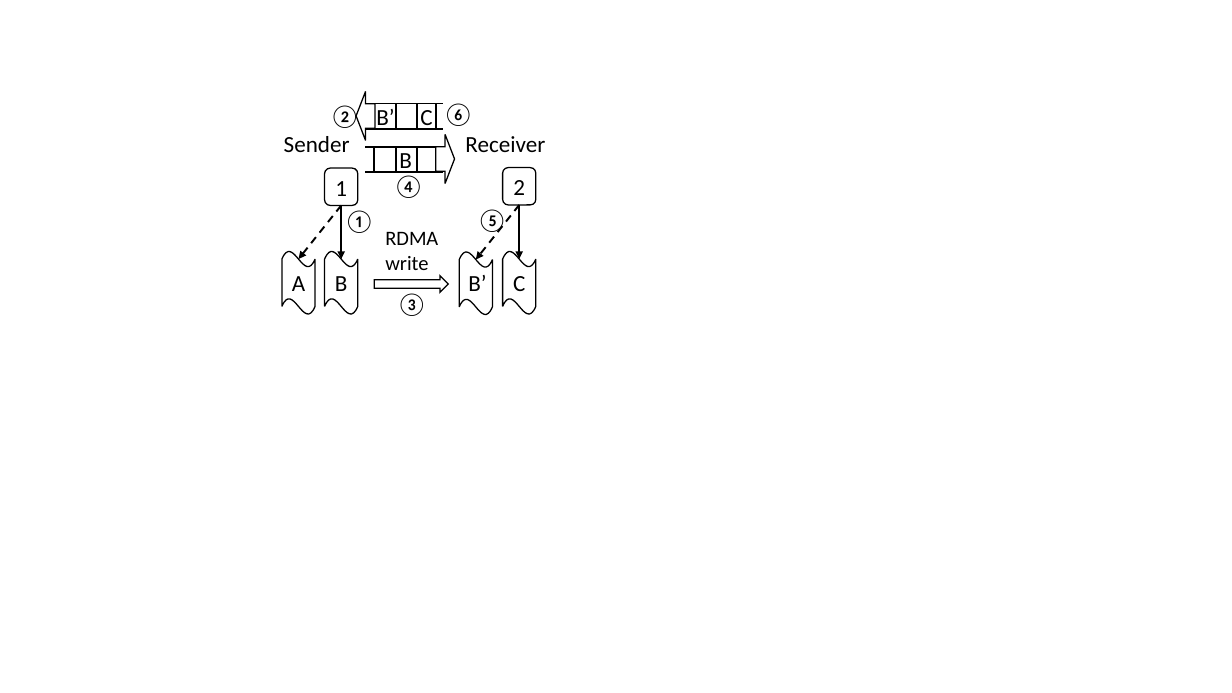
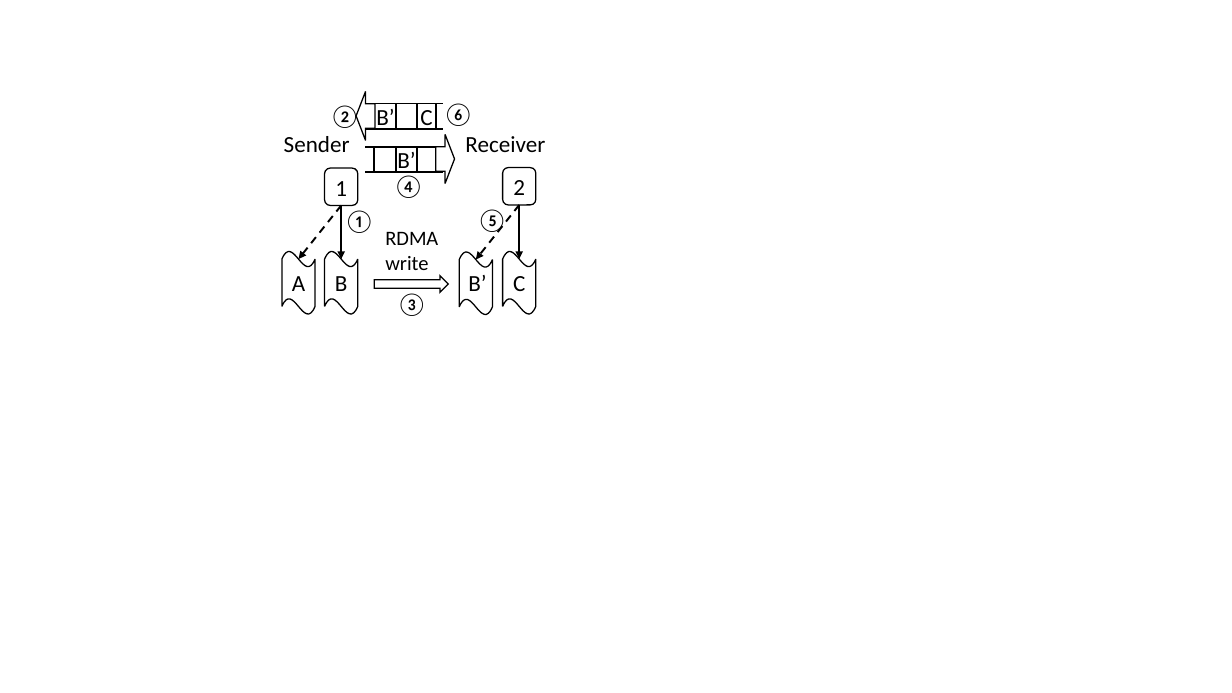
Before and after one commit to bojieli/SocksDirect-paper, a slide deck: slide 1 of images/zerocopy_inter.pptx. Drawn at 1232x693 pixels with LibreOffice and Linux fonts; fonts in the diff are those of the drawing. Boxes give left, top, right and bottom in pixels: in the first picture for what was removed or moved away, otherwise in the second. Text is boxed around its words. In the diff, an @@ line names an element or a change of style, - is before the commit and + after.

```diff
--- a/images/zerocopy_inter.pptx
+++ b/images/zerocopy_inter.pptx
@@ text at <box>397,152,415,173</box>: text changed @@
-B
+B’
```
Also in this commit, not shown: 2 other files.
